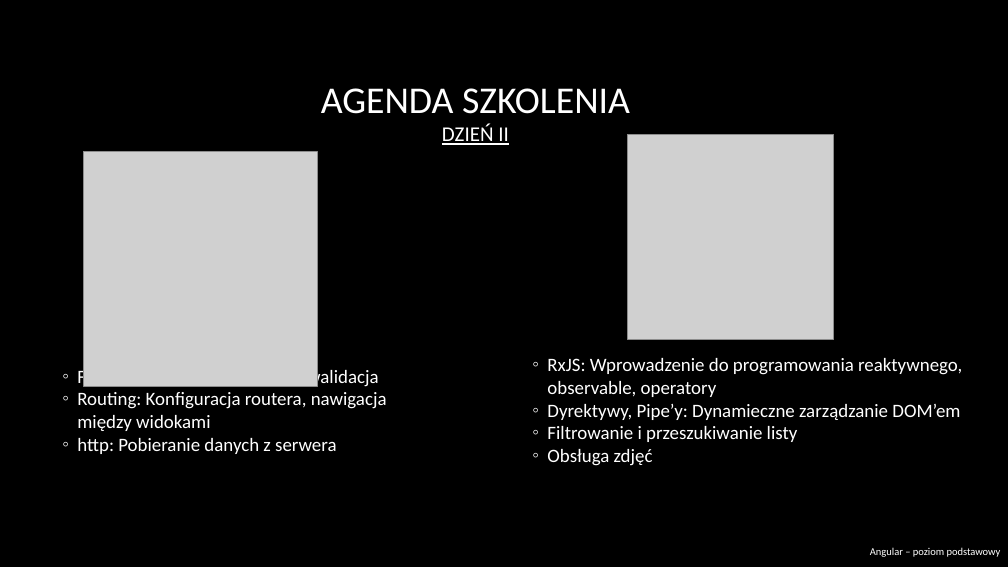
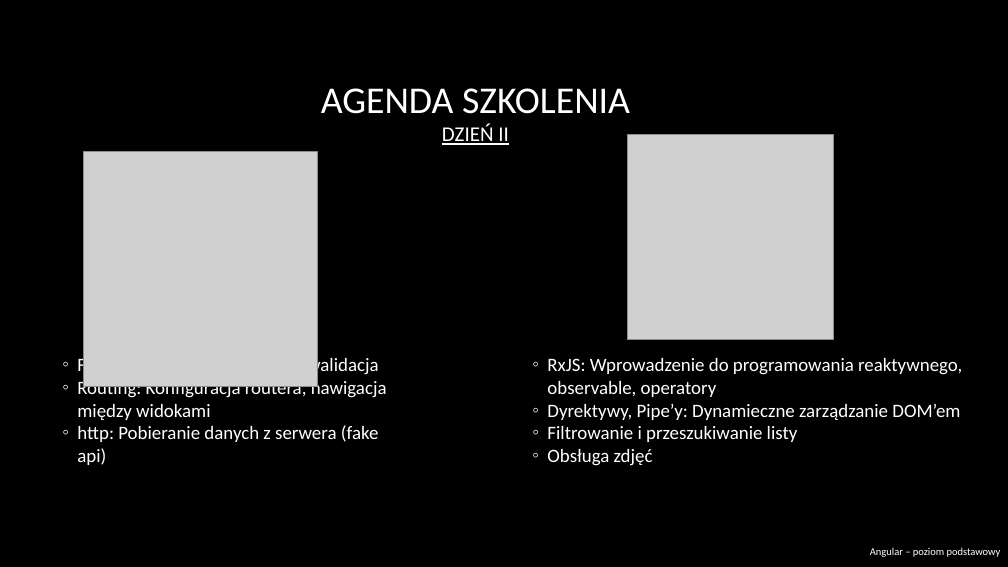
Before and after one commit to Fraszczak/angular-course, a slide deck: slide 5 of prezentacja/Angular beginner.pptx. Drawn at 1008x567 pixels with LibreOffice and Linux fonts; fonts in the diff are those of the drawing; grey boxes stand for pictures; background and template pictures are left out. Boxes give left, top, right and bottom in pixels: in the first picture for what was removed or moved away, otherwise in the second. Text is boxed around its words. In the diff, an @@ line names an element or a change of style, - is before the commit and + after.

```diff
--- a/prezentacja/Angular beginner.pptx
+++ b/prezentacja/Angular beginner.pptx
@@ text "Forms: Tworzenie formularzy, walidacja": place and size @@
-text "Forms: Tworzenie formularzy, walidacja" at bbox=[77, 367, 387, 454]
+text "Forms: Tworzenie formularzy, walidacja" at bbox=[77, 356, 387, 465]
@@ text at bbox=[77, 425, 379, 465]: text changed @@
-  ◦ http: Pobieranie danych z serwera
+  ◦ http: Pobieranie danych z serwera (fake api)
```
Also in this commit, not shown: 2 other slides changed.
